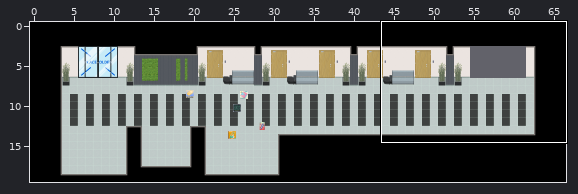
Tiled map -- data/maps/corridor.tmx. Above, an overview of the earlier version with the close-up marked.
Close-up. Before the edit:
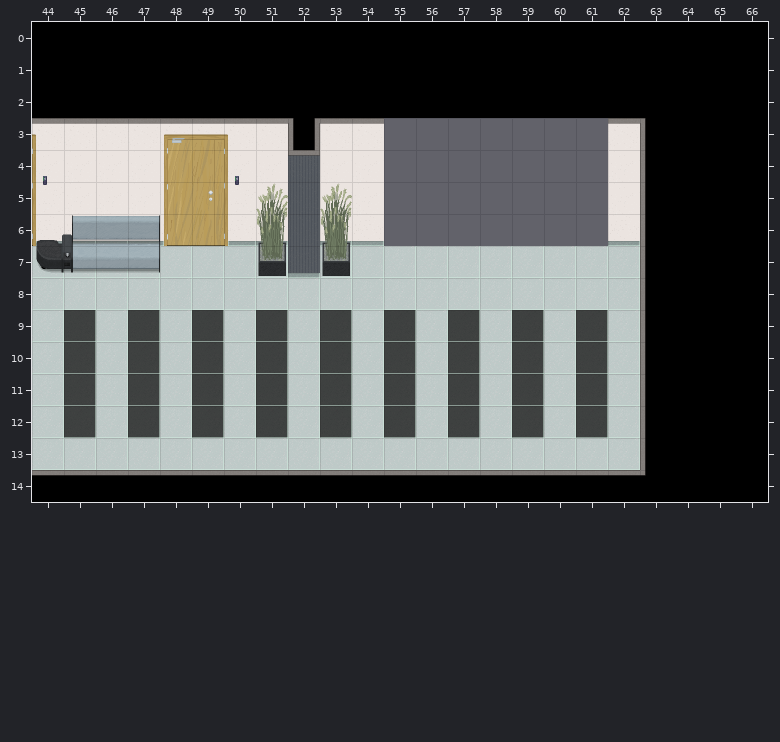
Cells are 64x64 px. Shown: x 44..66, y 0..14. The commit also changed other parts of the map, which this record leaves out. Tiles whose own drawing changed are shown in their newer look in all pictures.
The result:
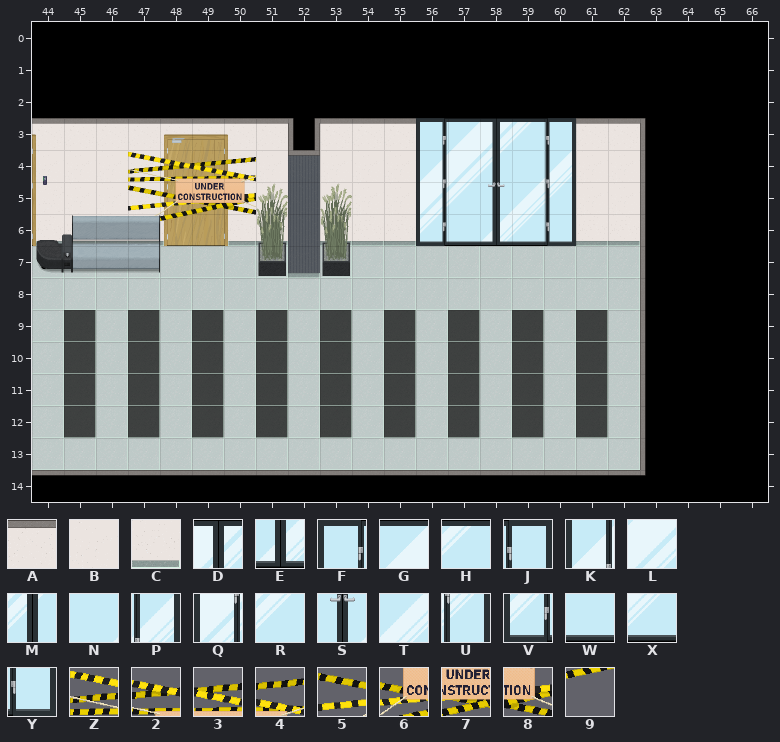
Key: from "TileSet": A 2, B 3, C 4, D 17, E 77, F 95, G 96, H 98, J 99, K 115, L 116, M 117, N 118, P 119, Q 135, R 136, S 137, T 138, U 139, V 155, W 156, X 158, Y 159, Z 190, 2 191, 3 192, 4 193, 5 210, 6 211, 7 212, 8 213, 9 231.
_ is an empty cell, . an unchanged one.
The exact change:
--- layer "Ground"
@@ x 55..61 @@
- 3 _______
- 4 _______
- 5 _______
- 6 _______
+ 3 AFGDHJA
+ 4 BKLMNPB
+ 5 BQRSTUB
+ 6 CVWEXYC
--- layer "Ground_layer1"
@@ x 47..50 @@
- 4 ____
- 5 ____
- 6 ._..
+ 4 Z234
+ 5 5678
+ 6 .9..
